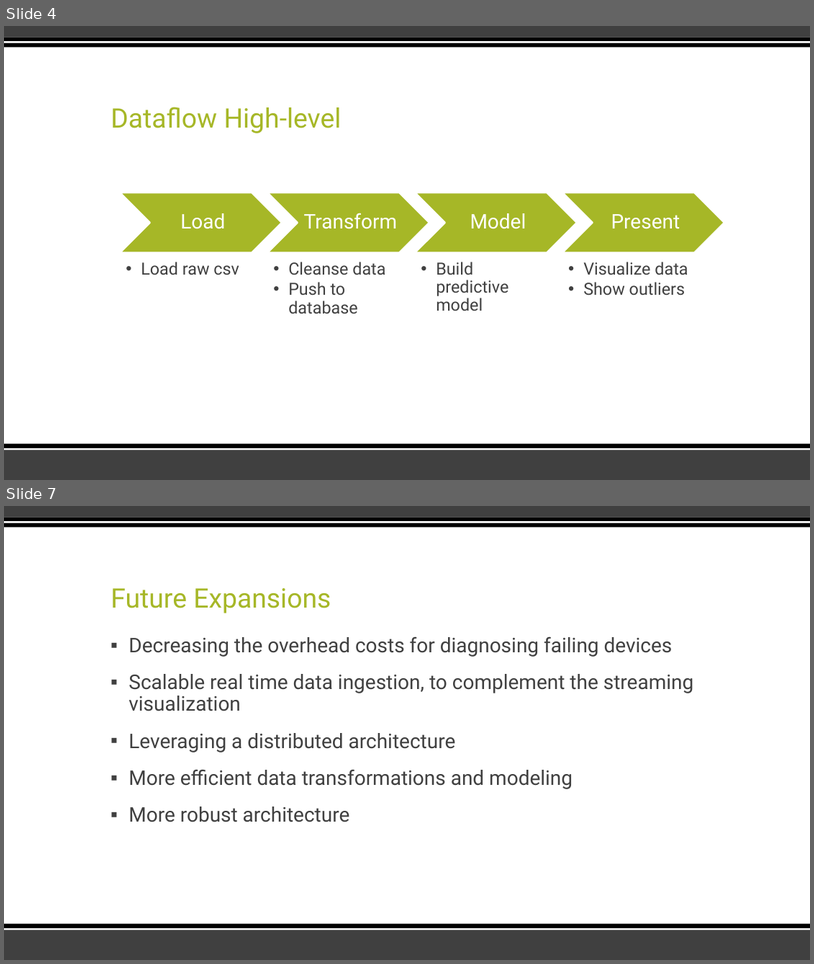
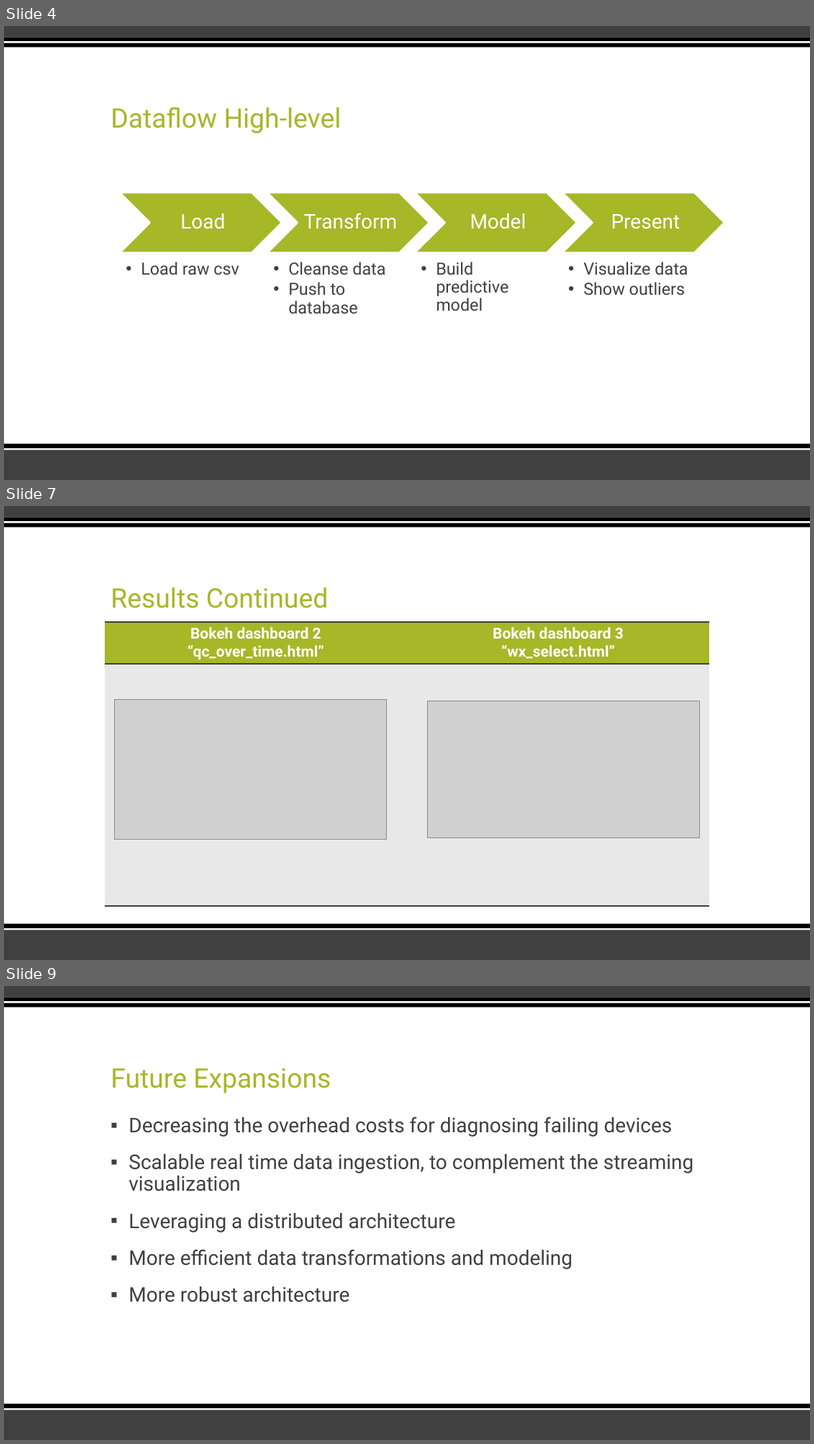
Before and after one commit to james-tn/Real-time-anomaly-detection-spark-and-deep-learning, a slide deck: deliverables/w205_section04_final_project_james_weixing_annalaissa_yang.pptx. Shown one above the other, each under a label of ours: slides 4 and 7 before the commit, slides 4, 7 and 9 after it; the slides between them are not shown. The pictures are 814x964 and 814x1444 pixels, drawn with LibreOffice and Linux fonts; fonts in the diff are those of the drawing; grey boxes stand for pictures. Boxes give left, top, right and bottom in pixels: in the first picture for what was removed or moved away, otherwise in the second. Text is boxed around its words. In the diff, an @@ line names an element or a change of style, - is before the commit and + after.

```diff
--- a/deliverables/w205_section04_final_project_james_weixing_annalaissa_yang.pptx
+++ b/deliverables/w205_section04_final_project_james_weixing_annalaissa_yang.pptx
@@ slide 7 added at (x1=4, y1=506, x2=810, y2=960), background #FFFFFF; not listed: 6 template elements that a slide beside it also shows @@
@@ title added at (x1=111, y1=587, x2=329, y2=608), 32 pt, text #A6B727 @@
+Results Continued
@@ table added at (x1=104, y1=622, x2=710, y2=906), 2 rows, 2 columns @@
+Bokeh dashboard 2 / “qc_over_time.html” | Bokeh dashboard 3 / “wx_select.html”
+ | 
@@ picture added at (x1=115, y1=700, x2=387, y2=839) @@
@@ picture added at (x1=427, y1=701, x2=700, y2=837) @@
@@ what was slide 7 is now slide 9 @@
```
Also in this commit, not shown: 3 slides changed, 1 other slide added, 2 other files.
